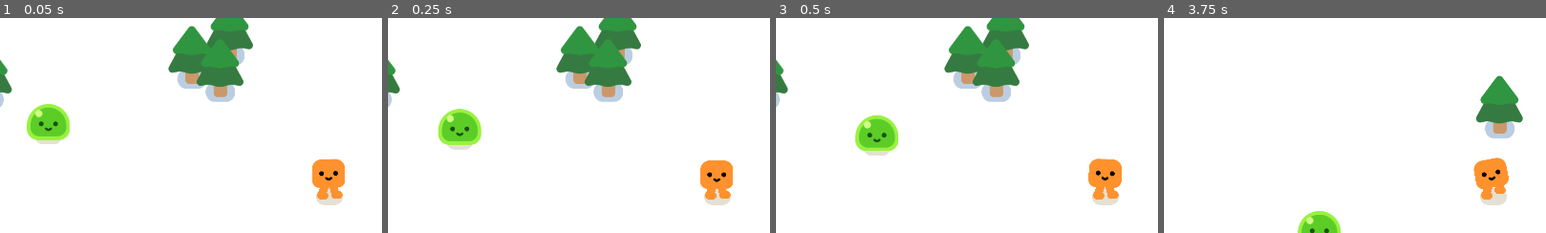
Above: before the commit, frames 1-4 (left to right).
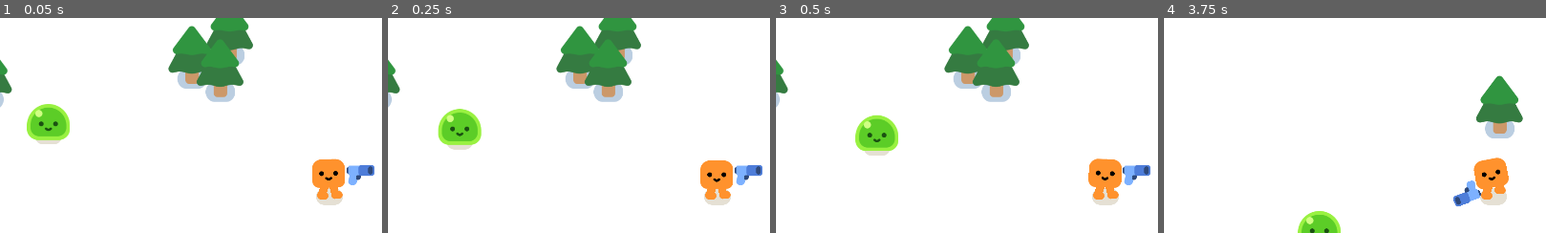
Above: after the commit, the same moments.

Repository: AnhNguyenTung039/godot-vampire-suvivor
Game: Godot game, scene res://scenes/survivors_game.tscn
Same seed, same stepped clock (60 frames per second), same inputs: the game is played once before the commit and once after it.
Inputs:
- Up to frame 1 (0.05 s): no input
- Up to frame 2 (0.25 s): no input
- Up to frame 3 (0.5 s): no input
- Up to frame 4 (3.75 s): hold D (move_right) 0.53-1.28 s; hold S (move_down) 1.28-2.03 s; hold D (move_right) 2.03-2.78 s; hold W (move_up) 2.78-3.53 s; hold A (move_left) from 3.53 s (still down)
The pictures show only the part of the screen within x 7-57%, y 8-58%; the shares and areas given below are measured in that part.

The runs differ from the first frame. In frame 1, 0.5% of the frame differs, in the area x 90-98%, y 68-78%; in frame 2, 0.5%; in frame 3, 0.5%; in frame 4, 0.5%.

Commit message:
Add weapon and damage function

Diff:
--- /dev/null
+++ b/Bullet.gd
@@ -0,0 +1,20 @@
+extends Area2D
+
+var travelled_distance = 0
+
+func _physics_process(delta):
+	const SPEED = 1000
+	const MAX_RANGE = 1200
+
+	var direction = Vector2.RIGHT.rotated(rotation)
+	position += direction * SPEED * delta
+
+	travelled_distance += SPEED * delta
+	if travelled_distance > MAX_RANGE:
+		queue_free()
+
+
+func _on_body_entered(body):
+	queue_free()
+	if body.has_method("take_damage"):
+		body.take_damage()
--- a/mob.gd
+++ b/mob.gd
@@ -1,4 +1,6 @@
 extends CharacterBody2D
+
+var health = 3
 
 @onready var player = %Player
 
@@ -6,3 +8,9 @@
 	var direction = global_position.direction_to(player.global_position)
 	velocity = direction * 300.0
 	move_and_slide()
+
+func take_damage():
+	health -= 1
+
+	if health == 0:
+		queue_free()
--- /dev/null
+++ b/scenes/bullet.tscn
@@ -0,0 +1,22 @@
+[gd_scene load_steps=4 format=3 uid="uid://wfknwjno3rqd"]
+
+[ext_resource type="Script" path="res://Bullet.gd" id="1_eqfh1"]
+[ext_resource type="Texture2D" uid="uid://dftkbqwsfd68r" path="res://pistol/projectile.png" id="2_ajsgw"]
+
+[sub_resource type="CircleShape2D" id="CircleShape2D_mtdgy"]
+radius = 18.0278
+
+[node name="Bullet" type="Area2D"]
+top_level = true
+collision_layer = 0
+collision_mask = 3
+script = ExtResource("1_eqfh1")
+
+[node name="Projectile" type="Sprite2D" parent="."]
+position = Vector2(-11, -1)
+texture = ExtResource("2_ajsgw")
+
+[node name="CollisionShape2D" type="CollisionShape2D" parent="."]
+shape = SubResource("CircleShape2D_mtdgy")
+
+[connection signal="body_entered" from="." to="." method="_on_body_entered"]
--- /dev/null
+++ b/scenes/gun.gd
@@ -0,0 +1,22 @@
+extends Area2D
+
+
+func _physics_process(delta):
+	var enemies_in_range = get_overlapping_bodies()
+	if enemies_in_range.size() > 0:
+		var target_enemy = enemies_in_range.front()
+		look_at(target_enemy.global_position)
+
+
+func shoot():
+	const BULLET = preload("res://scenes/bullet.tscn")
+	var new_bullet = BULLET.instantiate()
+	new_bullet.global_position = %ShootingPoint.global_position
+	new_bullet.global_rotation = %ShootingPoint.global_rotation
+	%ShootingPoint.add_child(new_bullet)
+
+
+func _on_timer_timeout():
+	var enemies_in_range = get_overlapping_bodies()
+	if enemies_in_range.size() > 0:
+		shoot()
--- /dev/null
+++ b/scenes/gun.tscn
@@ -0,0 +1,31 @@
+[gd_scene load_steps=4 format=3 uid="uid://cp4wixgnhw3vv"]
+
+[ext_resource type="Texture2D" uid="uid://cswb5do8rrj7q" path="res://pistol/pistol.png" id="1_3y6n3"]
+[ext_resource type="Script" path="res://scenes/gun.gd" id="1_4c5jx"]
+
+[sub_resource type="CircleShape2D" id="CircleShape2D_ado8s"]
+radius = 519.047
+
+[node name="Gun" type="Area2D"]
+collision_layer = 0
+collision_mask = 2
+script = ExtResource("1_4c5jx")
+
+[node name="CollisionShape2D" type="CollisionShape2D" parent="."]
+shape = SubResource("CircleShape2D_ado8s")
+
+[node name="WeaponPivot" type="Marker2D" parent="."]
+
+[node name="Pistol" type="Sprite2D" parent="WeaponPivot"]
+position = Vector2(78, -10)
+texture = ExtResource("1_3y6n3")
+
+[node name="ShootingPoint" type="Marker2D" parent="WeaponPivot/Pistol"]
+unique_name_in_owner = true
+position = Vector2(25, -11)
+
+[node name="Timer" type="Timer" parent="."]
+wait_time = 0.3
+autostart = true
+
+[connection signal="timeout" from="Timer" to="." method="_on_timer_timeout"]
--- a/scenes/mob.tscn
+++ b/scenes/mob.tscn
@@ -7,6 +7,8 @@
 radius = 51.4781
 
 [node name="Mob" type="CharacterBody2D"]
+collision_layer = 2
+collision_mask = 3
 script = ExtResource("1_57kdi")
 
 [node name="Slime" parent="." instance=ExtResource("1_uk74o")]
--- a/scenes/player.tscn
+++ b/scenes/player.tscn
@@ -1,7 +1,8 @@
-[gd_scene load_steps=4 format=3 uid="uid://dldbdpirn1qsj"]
+[gd_scene load_steps=5 format=3 uid="uid://dldbdpirn1qsj"]
 
 [ext_resource type="Script" path="res://scenes/player.gd" id="1_6qvcm"]
 [ext_resource type="PackedScene" uid="uid://pbmyh1qru7p" path="res://characters/happy_boo/happy_boo.tscn" id="1_uvpag"]
+[ext_resource type="PackedScene" uid="uid://cp4wixgnhw3vv" path="res://scenes/gun.tscn" id="3_vmbu0"]
 
 [sub_resource type="CircleShape2D" id="CircleShape2D_vnirx"]
 radius = 30.0167
@@ -16,3 +17,6 @@
 shape = SubResource("CircleShape2D_vnirx")
 
 [node name="Camera2D" type="Camera2D" parent="."]
+
+[node name="Gun" parent="." instance=ExtResource("3_vmbu0")]
+position = Vector2(0, -45)
